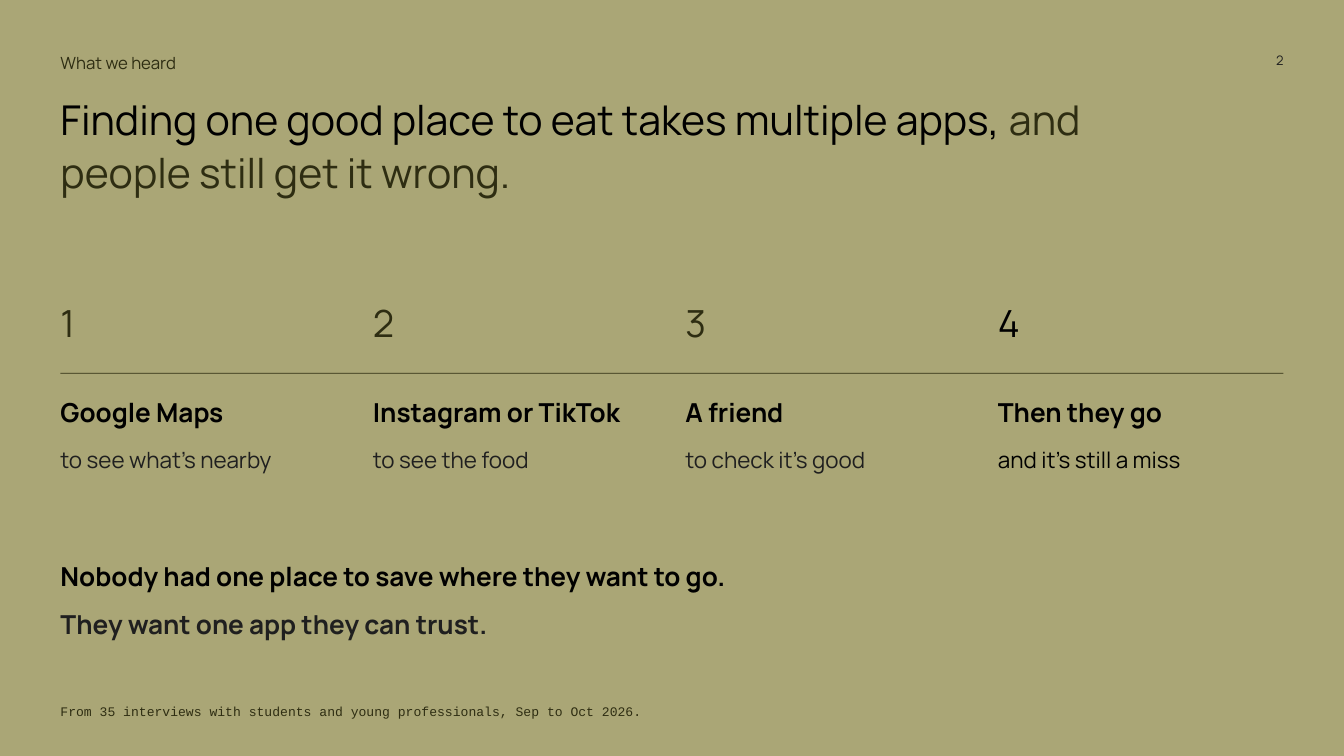
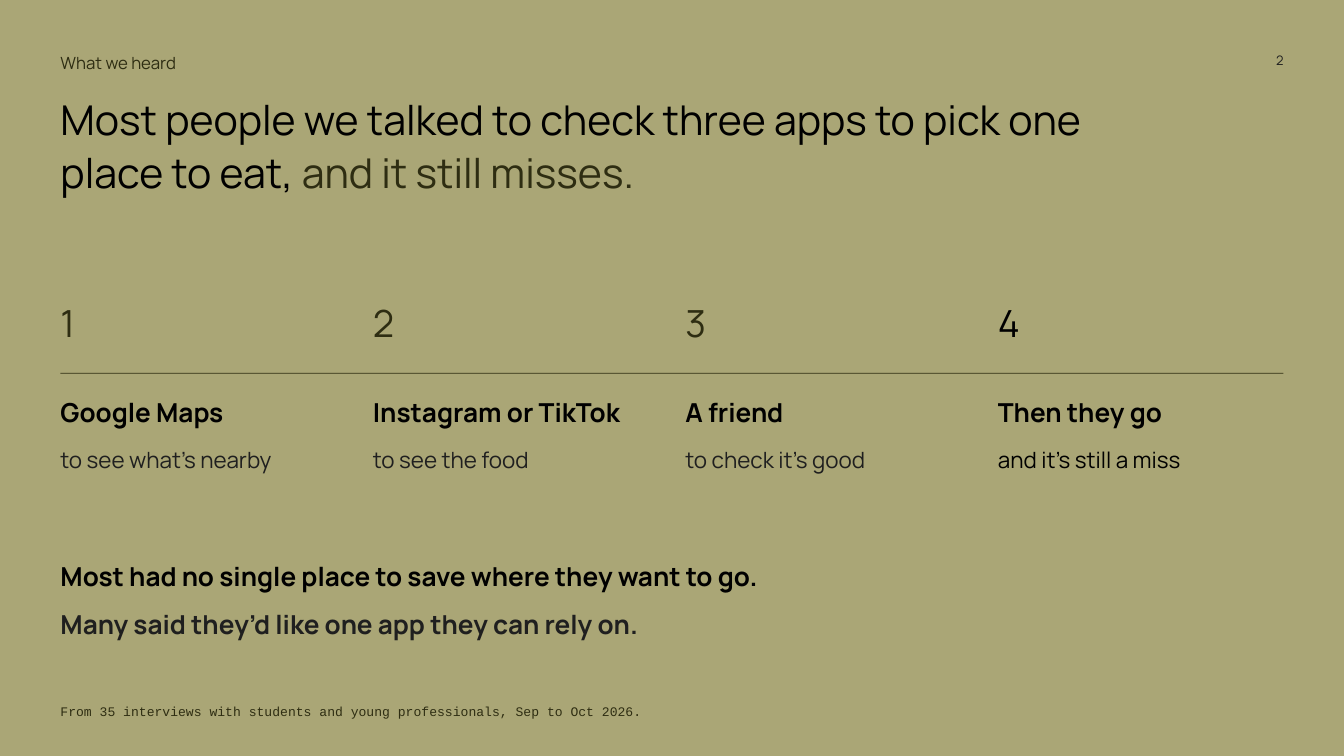
Before and after one commit to Dinguusto/Alex-s-workout-app, a slide deck: slide 2 of ENTR_4501_Gate_2_deck_readable.pptx. Drawn at 1344x756 pixels with LibreOffice and Linux fonts; fonts in the diff are those of the drawing. Boxes give left, top, right and bottom in pixels: in the first picture for what was removed or moved away, otherwise in the second. Text is boxed around its words. In the diff, an @@ line names an element or a change of style, - is before the commit and + after.

```diff
--- a/ENTR_4501_Gate_2_deck_readable.pptx
+++ b/ENTR_4501_Gate_2_deck_readable.pptx
@@ text at box(60, 105, 1081, 198): text changed @@
-Finding one good place to eat takes multiple apps, and people still get it wrong.
+Most people we talked to check three apps to pick one place to eat, and it still misses.
@@ text at box(60, 567, 758, 593): text changed @@
-Nobody had one place to save where they want to go.
+Most had no single place to save where they want to go.
@@ text at box(60, 615, 638, 640): text changed @@
-They want one app they can trust.
+Many said they’d like one app they can rely on.
```
Also in this commit, not shown: 10 other slides changed.
